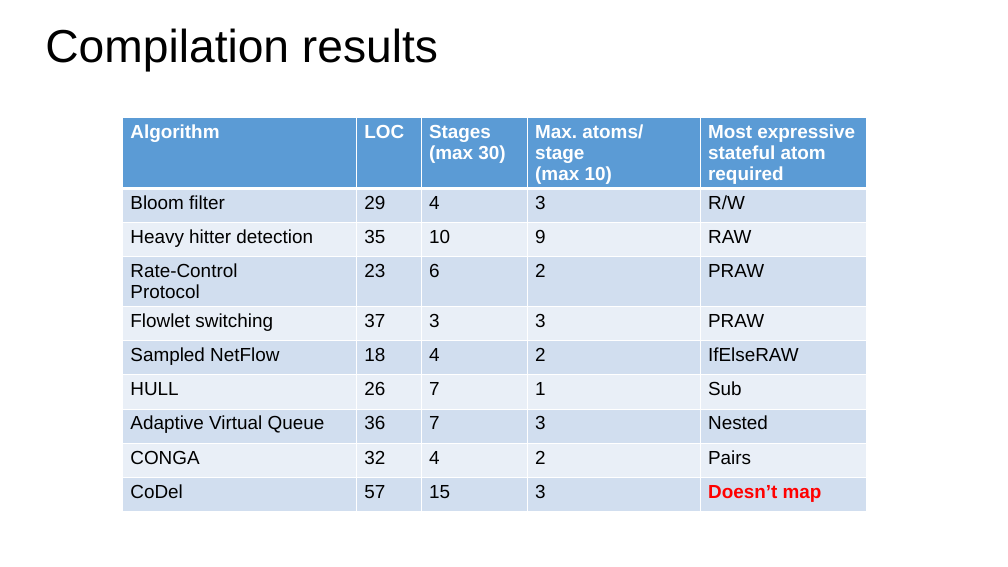
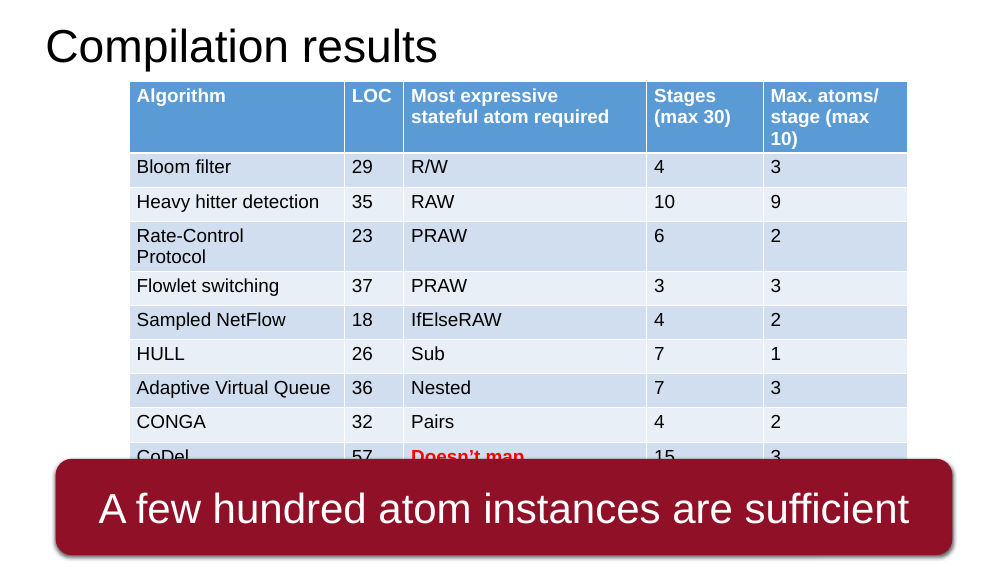
Before and after one commit to anirudhSK/pifo-domino-marple-ppts, a slide deck: slide 30 of domino_sigcomm.pptx (slide 25 before the commit). Drawn at 1008x567 pixels with LibreOffice and Linux fonts; fonts in the diff are those of the drawing. Boxes give left, top, right and bottom in pixels: in the first picture for what was removed or moved away, otherwise in the second. Text is boxed around its words. In the diff, an @@ line names an element or a change of style, - is before the commit and + after.

```diff
--- a/domino_sigcomm.pptx
+++ b/domino_sigcomm.pptx
@@ table at (129, 82, 907, 471) @@
-row 1: Algorithm | LOC | Stages / (max 30) | Max. atoms/ stage / (max 10) | Most expressive / stateful atom required
+row 1: Algorithm | LOC | Most expressive / stateful atom required | Stages / (max 30) | Max. atoms/ stage (max 10)
-row 2: Bloom filter | 29 | 4 | 3 | R/W
+row 2: Bloom filter | 29 | R/W | 4 | 3
-row 3: Heavy hitter detection | 35 | 10 | 9 | RAW
+row 3: Heavy hitter detection | 35 | RAW | 10 | 9
-row 4: Rate-Control / Protocol | 23 | 6 | 2 | PRAW
+row 4: Rate-Control / Protocol | 23 | PRAW | 6 | 2
-row 5, column 3: 3
+row 5, column 3: PRAW
-row 5, column 5: PRAW
+row 5, column 5: 3
-row 6: Sampled NetFlow | 18 | 4 | 2 | IfElseRAW
+row 6: Sampled NetFlow | 18 | IfElseRAW | 4 | 2
-row 7: HULL | 26 | 7 | 1 | Sub
+row 7: HULL | 26 | Sub | 7 | 1
-row 8: Adaptive Virtual Queue | 36 | 7 | 3 | Nested
+row 8: Adaptive Virtual Queue | 36 | Nested | 7 | 3
-row 9: CONGA | 32 | 4 | 2 | Pairs
+row 9: CONGA | 32 | Pairs | 4 | 2
-row 10: CoDel | 57 | 15 | 3 | Doesn’t map
+row 10: CoDel | 57 | Doesn’t map | 15 | 3
@@ table: place and size @@
-table at (123, 117, 866, 520)
+table at (129, 82, 907, 471)
@@ rounded rectangle added at (56, 459, 953, 555), fill #901028, 40 pt, text #FFFFFF @@
+A few hundred atom instances are sufficient
```
Also in this commit, not shown: 7 other slides changed, 8 slides added, 1 slide removed.
